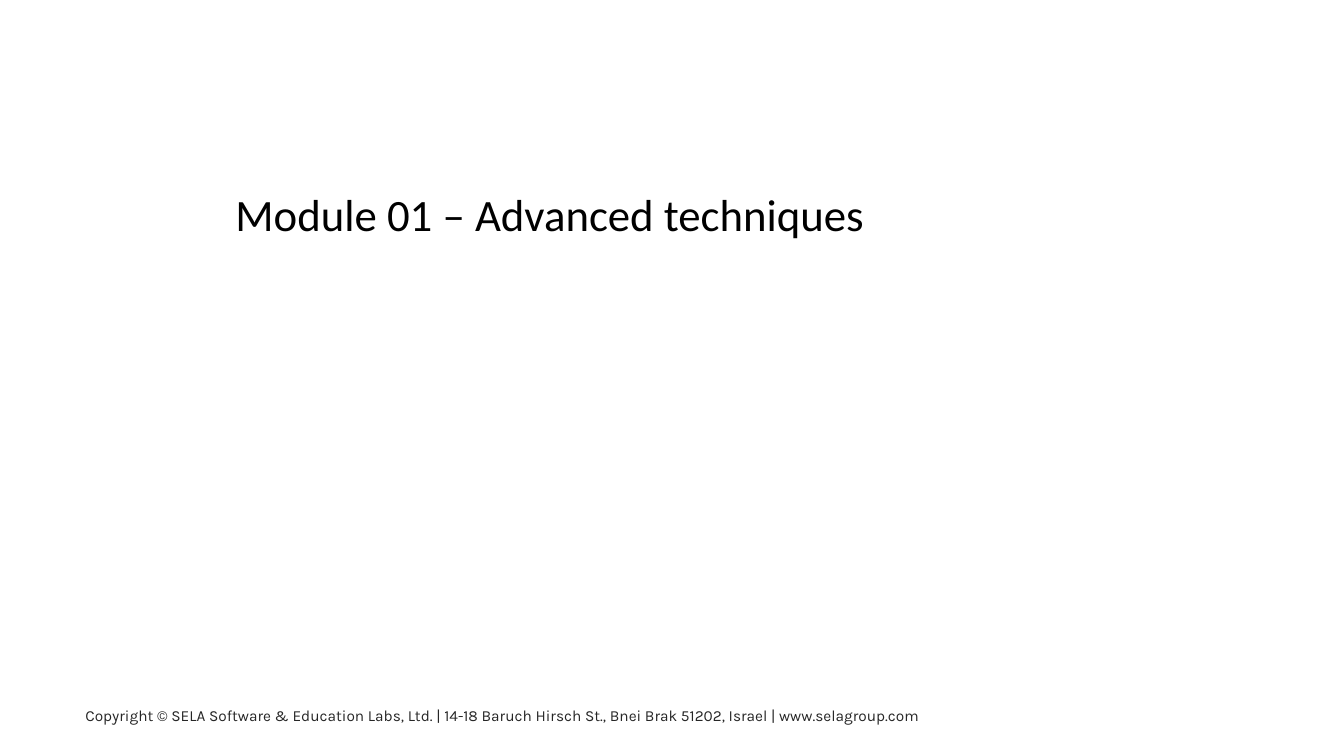
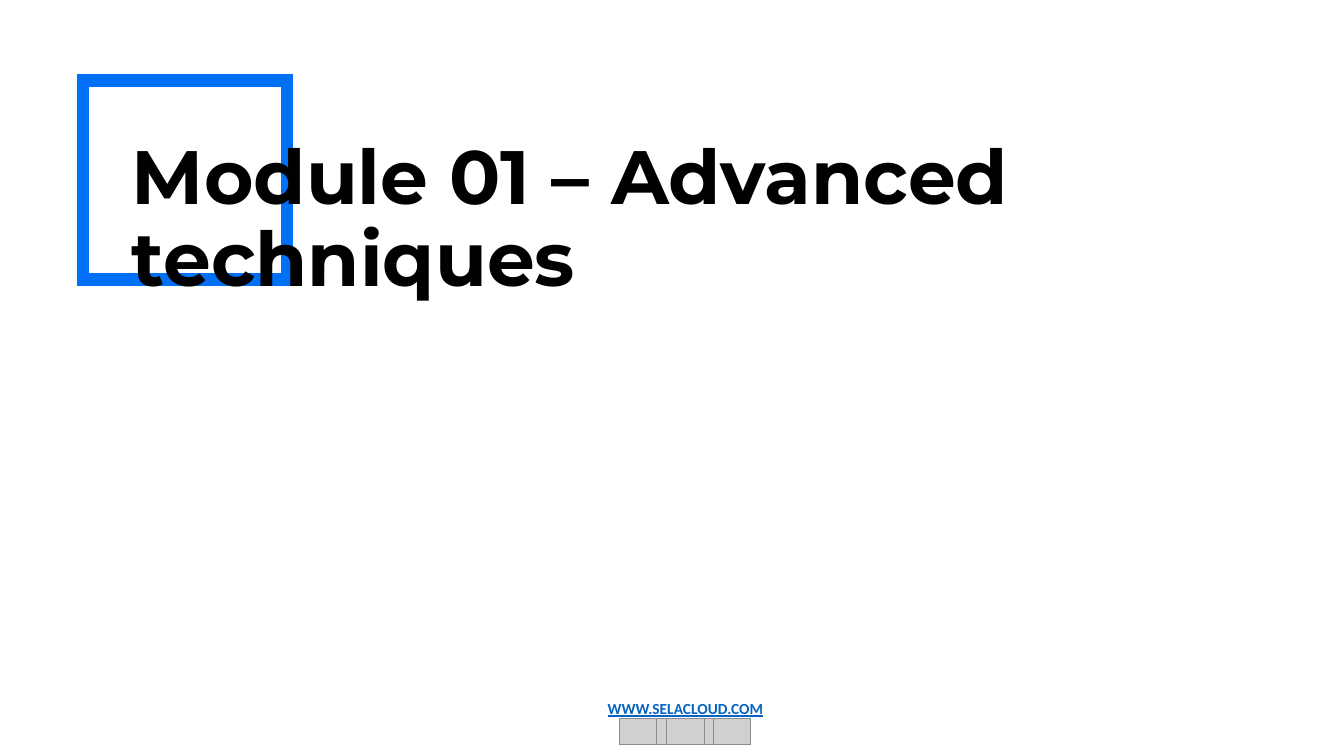
Before and after one commit to Spax04/PythonCourse, a slide deck: slide 1 of adv_new/Module 01 - Advanced technics.pptx. Drawn at 1344x756 pixels with LibreOffice and Linux fonts; fonts in the diff are those of the drawing; grey boxes stand for pictures; background and template pictures are left out. Boxes give left, top, right and bottom in pixels: in the first picture for what was removed or moved away, otherwise in the second. Text is boxed around its words. In the diff, an @@ line names an element or a change of style, - is before the commit and + after.

```diff
--- a/adv_new/Module 01 - Advanced technics.pptx
+++ b/adv_new/Module 01 - Advanced technics.pptx
@@ rectangle added at <box>83,81,287,279</box>, outline #0071F6 9 pt @@
@@ text "Module 01 – Advanced techniques": place and size @@
-text "Module 01 – Advanced techniques" at <box>235,200,864,239</box>
+text "Module 01 – Advanced techniques" at <box>132,131,1008,301</box>
@@ text "Module 01 – Advanced techniques" at <box>132,131,1008,301</box>: size 32 to 54 pt, font Calibri to Montserrat, bold on @@
@@ text removed at <box>85,710,919,725</box> @@
-Copyright © SELA Software & Education Labs, Ltd. | 14-18 Baruch Hirsch St., Bnei Brak 51202, Israel | www.selagroup.com
@@ group added at <box>608,704,763,744</box>: 5 pictures, 1 text @@
+WWW.SELACLOUD.COM
```
Also in this commit, not shown: 65 other slides changed, 15 other files.
